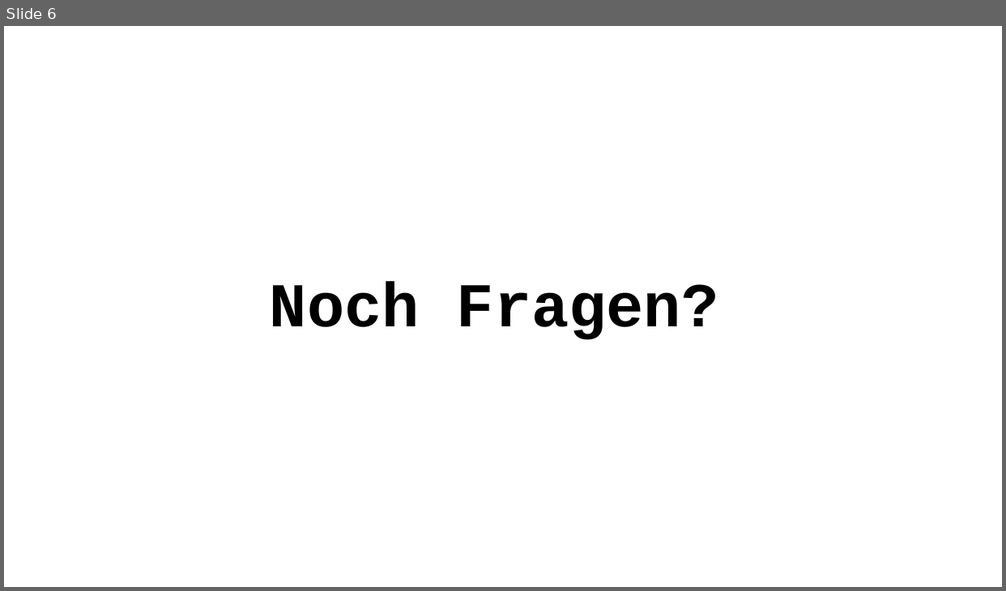
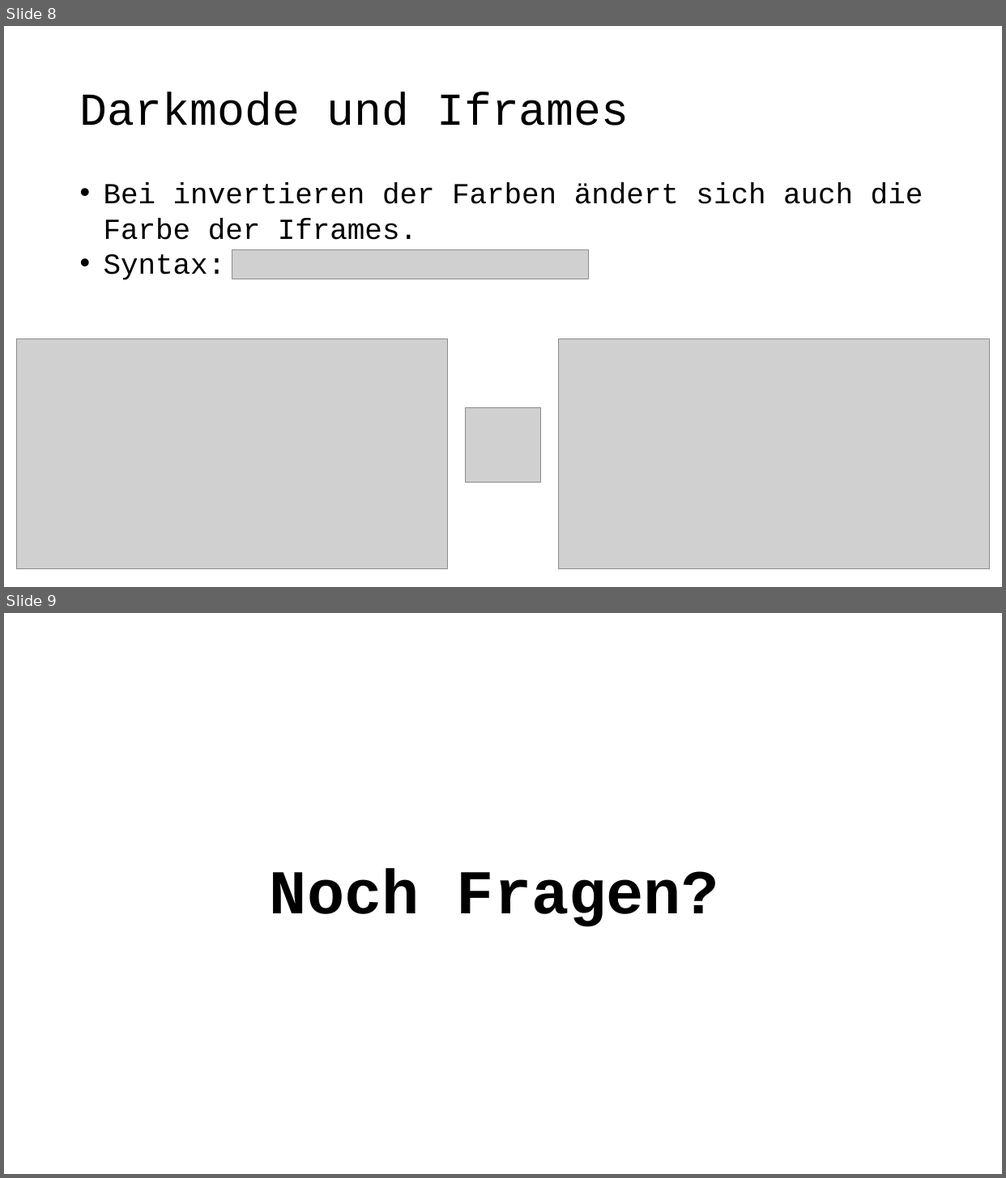
Before and after one commit to DaMu14/LA1600, a slide deck: Präsentation/Prasentation_zu_IFrame.pptx. Shown one above the other, each under a label of ours: slide 6 before the commit, slides 8 and 9 after it. The pictures are 1006x591 and 1006x1178 pixels, drawn with LibreOffice and Linux fonts; fonts in the diff are those of the drawing; grey boxes stand for pictures; background and template pictures are left out. Boxes give left, top, right and bottom in pixels: in the first picture for what was removed or moved away, otherwise in the second. Text is boxed around its words. In the diff, an @@ line names an element or a change of style, - is before the commit and + after.

```diff
--- a/Präsentation/Prasentation_zu_IFrame.pptx
+++ b/Präsentation/Prasentation_zu_IFrame.pptx
@@ slide 8 added at (4,26,1002,587), background picture (left out) @@
@@ title added at (80,92,629,126), 44 pt, text #000000 @@
+Darkmode und Iframes
@@ text added at (104,183,923,280), 28 pt, text #000000 @@
+• Bei invertieren der Farben ändert sich auch die Farbe der Iframes.
+• Syntax:
@@ picture added at (232,250,589,279) @@
@@ picture added at (16,339,447,570) @@
@@ picture added at (559,339,990,570) @@
@@ picture added at (466,408,541,483) @@
@@ what was slide 6 is now slide 9 @@
```
Also in this commit, not shown: 4 slides changed, 3 other slides added, 1 slide removed.
